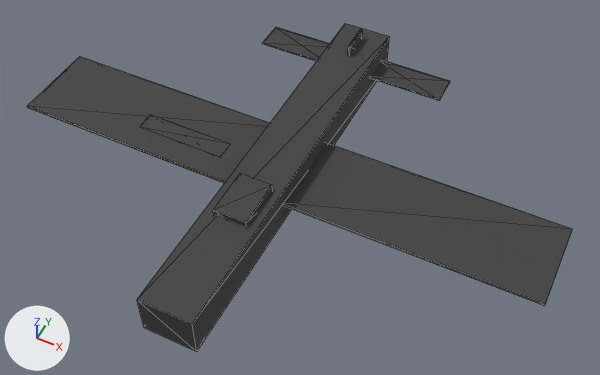
What one commit did to the glTF model game/assets/units/il2_Destroyed.glb.
The view is the same before and after, from a 50 mm camera at (7.36, -13.61, 18.45) aimed at (0.5, 0.11, 1.3). Every picture has the same lights, and +X, +Y and +Z are marked at lower left. The picture after the commit comes second. Mesh edges are drawn as thin lines. Where no turn or scale is listed for an object, it has been applied to the vertices. Vertices at exactly the same position are counted once.

Names of what the first picture shows: 'Cockpit', 'Elevator_L', 'Elevator_R', 'Fuselage', 'Rudder', 'Wing_L', 'Wing_R'.
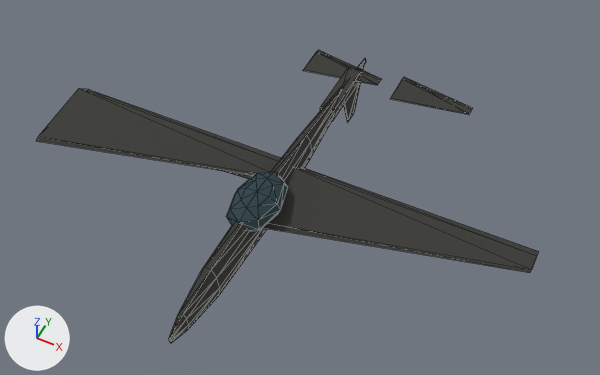
ob_root is not drawn itself; it is the parent of ob_fuselage.

Where the change shows, as pixel boxes (x1, y1, x2, y2) in the pictures (600 x 375 px):
'Wing_R', recoloured, surface changed, reshaped, moved (35% shorter): before (285, 143, 573, 306); after (263, 167, 539, 273)
'Fuselage', recoloured, surface changed, reshaped, moved (22% narrower, 14% shorter): before (137, 23, 390, 352); after (169, 59, 366, 343)
'Wing_L', recoloured, surface changed, reshaped, moved (30% shorter): before (27, 56, 270, 183); after (37, 88, 281, 176)
'Cockpit', recoloured, surface changed, reshaped, moved: before (213, 173, 273, 227); after (226, 171, 288, 232)
'Elevator_R', recoloured, surface changed, reshaped, moved (7% shorter): before (370, 60, 450, 101); after (391, 77, 473, 115)
'Elevator_L', recoloured, surface changed, reshaped, moved: before (262, 27, 330, 61); after (303, 50, 382, 85)
'TailBoom', now drawn: after (320, 67, 361, 121)
'Rudder', recoloured, surface changed, reshaped, moved, turned: before (348, 29, 363, 56); after (344, 64, 364, 122)
'Flap_L', recoloured, surface changed: (224, 171, 253, 179) in both
part 6 of me_wing_l, deleted: before (27, 56, 270, 183)
part 7 of me_wing_l, added: after (37, 88, 281, 176)
part 8 of me_wing_r, deleted: before (285, 143, 573, 306)
part 9 of me_wing_r, added: after (263, 167, 539, 273)

The change, as a list of edits to the scene's bpy script:
```text
Change mat_burned:
    mat_burned.base_color: (0.05, 0.05, 0.05) -> (0.04, 0.04, 0.035)  # dark grey #3f3f3f -> dark grey #383835
    mat_burned.roughness: 0.8 -> 0.95
Change me_fuselage:
    used by ob_fuselage; parent = ob_root; location = (0.0, 0.0, 0.0)
    remove me_fuselage.from_pydata(...)  # 8 vertices, 12 faces; spans x -0.74..0.74, y -5.7..5.7, z -0.59..0.59
    add me_fuselage.from_pydata(...)  # 70 vertices, 136 faces; spans x -0.33..0.33, y -5.7..5.7, z -0.73..0.73
    me_fuselage part 1: the whole mesh is rebuilt
Change me_cockpit:
    remove me_cockpit.from_pydata(...)  # 8 vertices, 12 faces; spans x -0.462..0.462, y -0.684..0.684, z -0.252..0.252
    remove me_cockpit.materials.append(mat_burned)  # dark grey #3f3f3f
    add me_cockpit.from_pydata(...)  # 42 vertices, 80 faces; spans x -0.672..0.672, y -1.14..1.14, z -0.42..0.42
    me_cockpit part 2: 8 vertices removed from x -0.462..0.462, y -0.684..0.684, z -0.252..0.252; 42 vertices added at x -0.672..0.672, y -1.14..1.14, z -0.42..0.42, forming an icosphere of 80 faces
    add me_cockpit.materials.append(mat_track)  # dark cyan #273f45
Change me_elevator_l:
    remove me_elevator_l.from_pydata(...)  # 8 vertices, 12 faces; spans x -1.17..1.17, y -0.46..0.46, z -0.02..0.02
    add me_elevator_l.from_pydata(...)  # 8 vertices, 12 faces; spans x 0.0..2.34, y -0.57..0.57, z 0.0..0.05
    me_elevator_l part 3: 8 vertices removed from x -1.17..1.17, y -0.46..0.46, z -0.02..0.02; 8 vertices added at x 0.0..2.34, y -0.57..0.57, z 0.0..0.05
Change me_elevator_r:
    remove me_elevator_r.from_pydata(...)  # 8 vertices, 12 faces; spans x -1.17..1.17, y -0.46..0.46, z -0.02..0.02
    add me_elevator_r.from_pydata(...)  # 8 vertices, 12 faces; spans x 0.0..2.34, y -0.57..0.57, z 0.0..0.05
    me_elevator_r part 4: 8 vertices removed from x -1.17..1.17, y -0.46..0.46, z -0.02..0.02; 8 vertices added at x 0.0..2.34, y -0.57..0.57, z 0.0..0.05
Change me_rudder:
    used by ob_rudder; parent = ob_fuselage; location = (0.0, 4.788, 0.504)
    remove me_rudder.from_pydata(...)  # 8 vertices, 12 faces; spans x -0.03..0.03, y -0.456..0.456, z -0.42..0.42
    add me_rudder.from_pydata(...)  # 8 vertices, 12 faces; spans x 0.0..1.764, y -0.912..0.912, z 0.0..0.05
    me_rudder part 5: the whole mesh is rebuilt
Change me_wing_l:
    remove me_wing_l.from_pydata(...)  # 8 vertices, 12 faces; spans x -3.5..3.5, y -1.25..1.25, z -0.04..0.04
    add me_wing_l.from_pydata(...)  # 8 vertices, 12 faces; spans x 0.0..7.01, y -1.25..1.29, z 0.0..0.34
    me_wing_l part 6: 8 vertices removed from x -3.5..3.5, y -1.25..1.25, z -0.04..0.04
    me_wing_l part 7: 8 vertices added at x 0.0..7.01, y -1.25..1.29, z 0.0..0.34
Change me_wing_r:
    remove me_wing_r.from_pydata(...)  # 8 vertices, 12 faces; spans x -3.5..3.5, y -1.25..1.25, z -0.04..0.04
    add me_wing_r.from_pydata(...)  # 8 vertices, 12 faces; spans x 0.0..7.01, y -1.25..1.29, z 0.0..0.34
    me_wing_r part 8: 8 vertices removed from x -3.5..3.5, y -1.25..1.25, z -0.04..0.04
    me_wing_r part 9: 8 vertices added at x 0.0..7.01, y -1.25..1.29, z 0.0..0.34
Change ob_root:
    ob_root.location: (0.0, 0.0, 2.1) -> (0.0, 0.0, 1.47)
Change ob_cockpit:
    ob_cockpit.location: (0.0, -2.05, 2.6) -> (0.0, -1.37, 1.97)
Change ob_elevator_l:
    ob_elevator_l.location: (-1.75, 4.79, 2.1) -> (-1.46, 4.79, 1.64)
Change ob_elevator_r:
    ob_elevator_r.location: (1.75, 4.79, 2.1) -> (1.46, 4.79, 1.64)
Change ob_rudder:
    ob_rudder.location: (0.0, 4.788, 0.504) -> (0.0, 4.788, 0.084)
    ob_rudder.rotation_euler: (0.0, 0.0, 0.0) -> (0.0, 1.571, 0.0)  # degrees (0, 0, 0) -> degrees (0, 90, 0)
Change ob_wing_l:
    ob_wing_l.location: (-4.09, 0.0, 2.1) -> (-7.01, -0.57, 1.47)
Change ob_wing_r:
    ob_wing_r.location: (4.09, 0.0, 2.1) -> (0.0, -0.57, 1.47)
```
